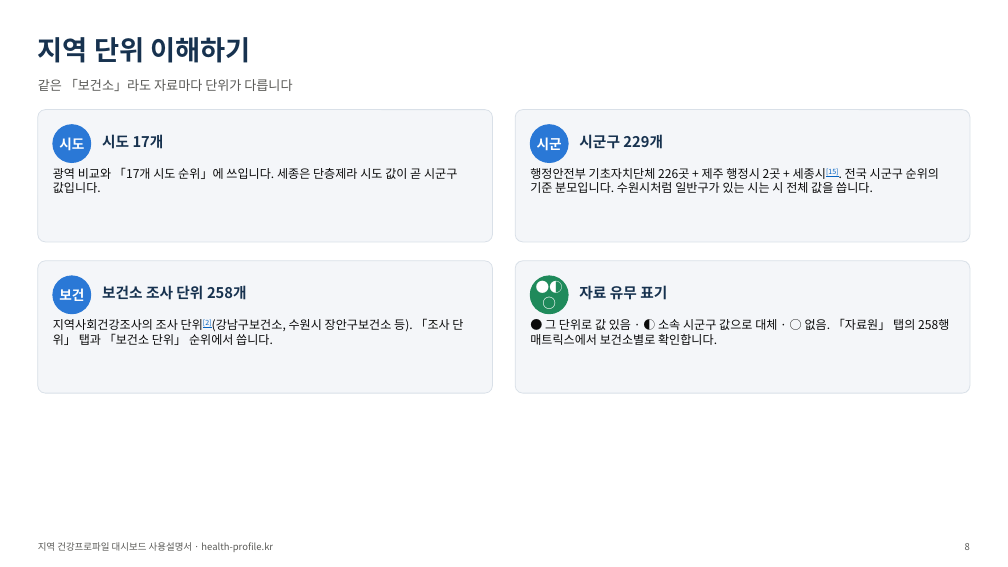
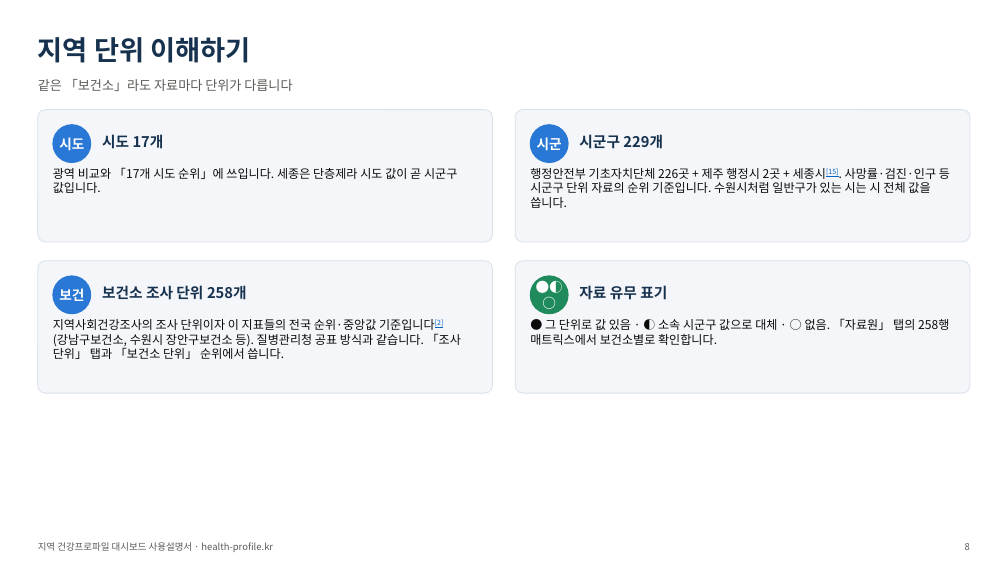
Before and after one commit to soonryu74/soonryu74.github.io, a slide deck: slide 8 of health-dashboard/docs/지역건강프로파일_대시보드_사용설명서_v1.pptx. Drawn at 1008x567 pixels with LibreOffice and Linux fonts; fonts in the diff are those of the drawing. Boxes give left, top, right and bottom in pixels: in the first picture for what was removed or moved away, otherwise in the second. Text is boxed around its words. In the diff, an @@ line names an element or a change of style, - is before the commit and + after.

```diff
--- a/health-dashboard/docs/지역건강프로파일_대시보드_사용설명서_v1.pptx
+++ b/health-dashboard/docs/지역건강프로파일_대시보드_사용설명서_v1.pptx
@@ text at (x1=530, y1=168, x2=950, y2=208): text changed @@
-행정안전부 기초자치단체 226곳 + 제주 행정시 2곳 + 세종시[15]. 전국 시군구 순위의 기준 분모입니다. 수원시처럼 일반구가 있는 시는 시 전체 값을 씁니다.
+행정안전부 기초자치단체 226곳 + 제주 행정시 2곳 + 세종시[15]. 사망률·검진·인구 등 시군구 단위 자료의 순위 기준입니다. 수원시처럼 일반구가 있는 시는 시 전체 값을 씁니다.
@@ text at (x1=53, y1=319, x2=461, y2=359): text changed @@
-지역사회건강조사의 조사 단위[2](강남구보건소, 수원시 장안구보건소 등). 「조사 단위」 탭과 「보건소 단위」 순위에서 씁니다.
+지역사회건강조사의 조사 단위이자 이 지표들의 전국 순위·중앙값 기준입니다[2](강남구보건소, 수원시 장안구보건소 등). 질병관리청 공표 방식과 같습니다. 「조사 단위」 탭과 「보건소 단위」 순위에서 씁니다.
```
Also in this commit, not shown: 8 other slides changed, 54 other files.
